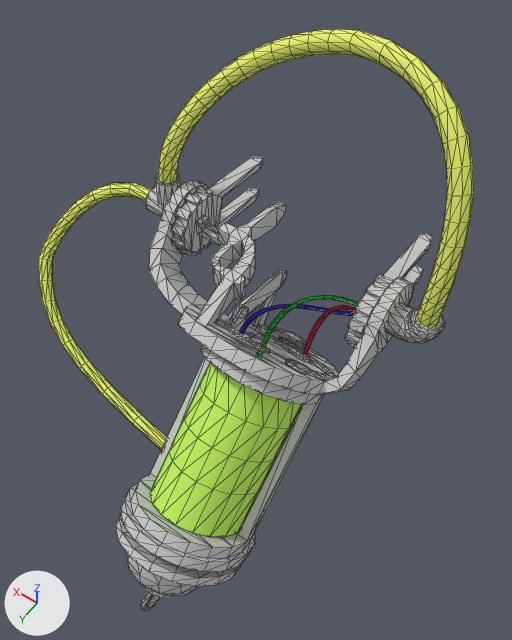
Two versions of the FBX model Assets/Template/Meshes/RightController/Controller_Base.fbx, one commit apart.
One viewpoint serves both versions: a 50 mm camera at (-0.072, 0.1013, 0.1345) aimed at (-0.0062, 0.0092, -0.0101). The axes (+X, +Y, +Z) are drawn at lower left. The lights are the same throughout. Mesh edges are drawn as thin lines. Where no turn or scale is listed for an object, it has been applied to the vertices.

Names of what the first picture shows: 'Controller_Base'.
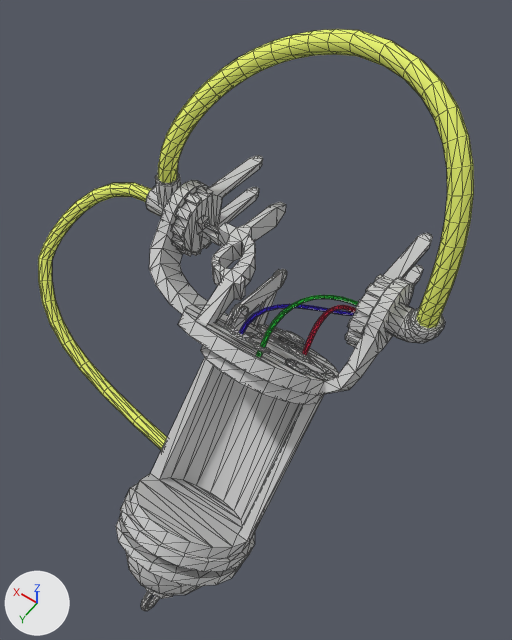
Boxes (x1, y1, x2, y2) around the edits, measured in the pictures (512 x 640 px):
part 1 of me_mesh, deleted (green)
    before: (150, 363, 303, 537)

What the commit changed:
me_mesh has 1958 vertices, 3758 faces and spans x -0.0349..0.0807, y -0.0507..0.0583, z -0.0548..0.0662.
me_mesh is used by ob_controller_base; location (-0.014, 0.0149, -0.015).
me_mesh part 1: the loose piece of 90 vertices spanning x -0.0131..0.0128, y -0.005..0.0426, z -0.0388..0.0087 is deleted.
me_mesh no longer uses material mat_liquid (green #c2f85f).
